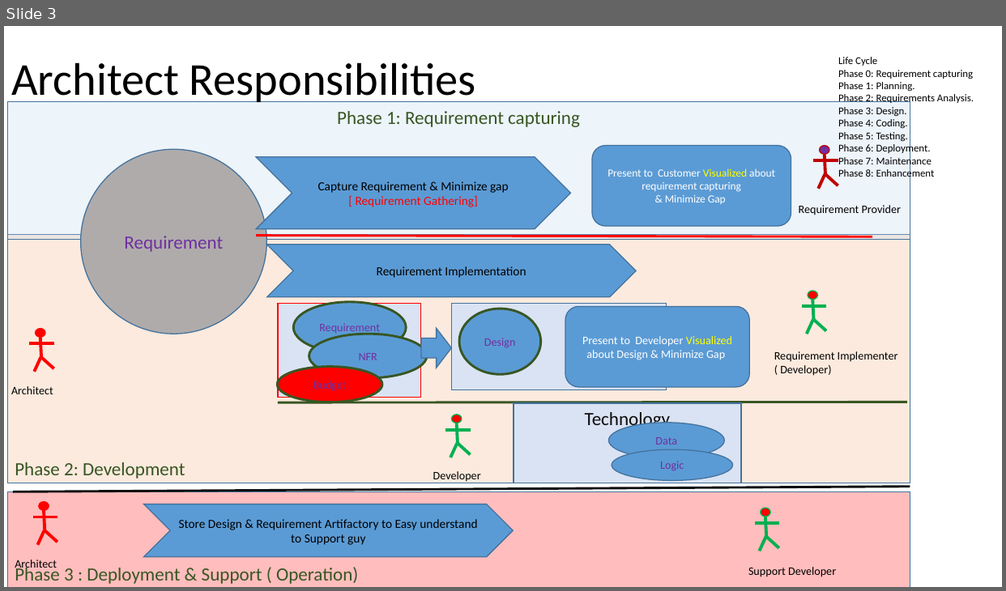
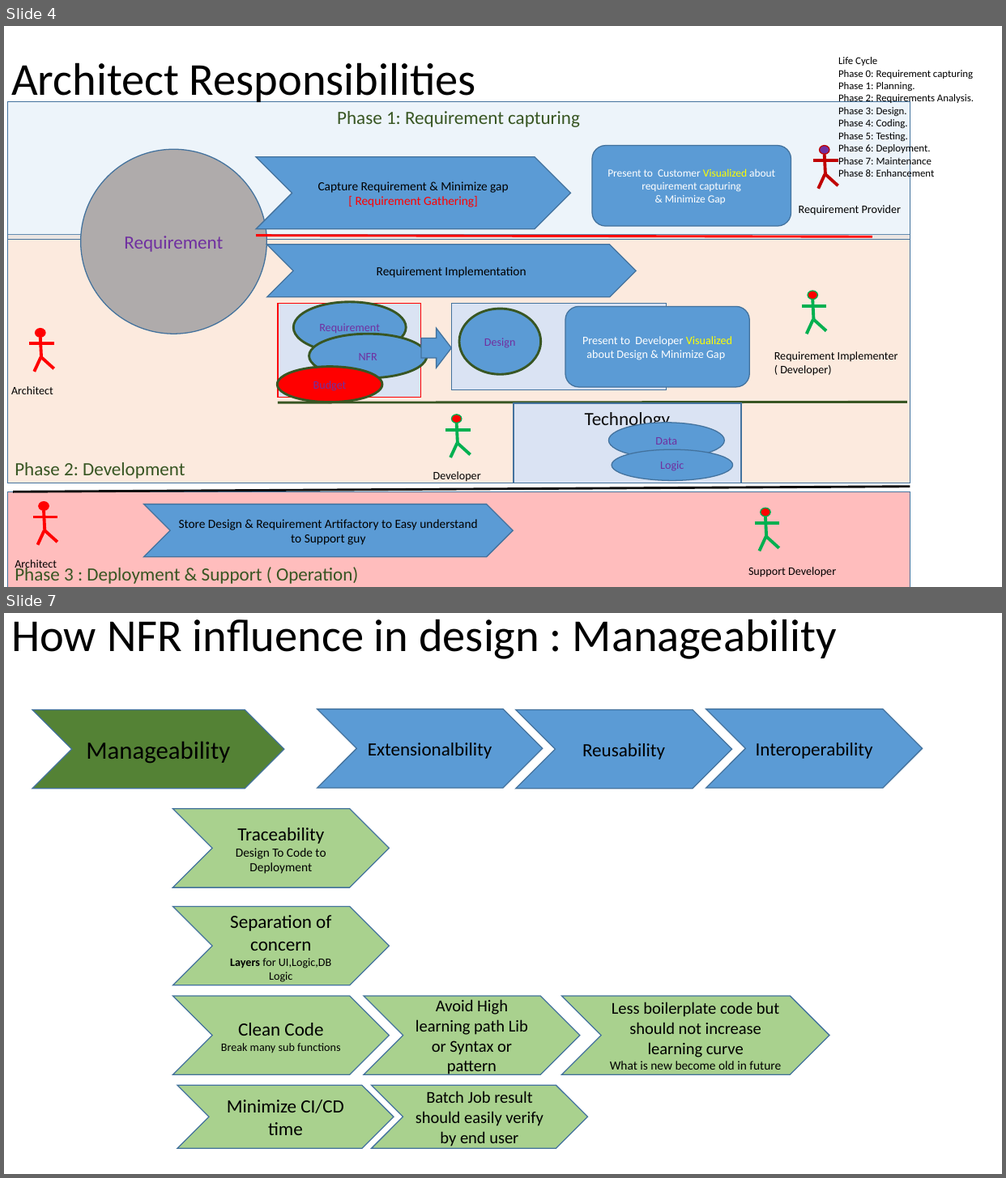
Before and after one commit to singhsiddh/sai, a slide deck: interview/Architecture.pptx. Shown one above the other, each under a label of ours: slide 3 before the commit, slides 4 and 7 after it; the slides between them are not shown. The pictures are 1006x591 and 1006x1178 pixels, drawn with LibreOffice and Linux fonts; fonts in the diff are those of the drawing. Boxes give left, top, right and bottom in pixels: in the first picture for what was removed or moved away, otherwise in the second. Text is boxed around its words. In the diff, an @@ line names an element or a change of style, - is before the commit and + after.

```diff
--- a/interview/Architecture.pptx
+++ b/interview/Architecture.pptx
@@ slide 7 added at box(4, 613, 1002, 1174), background #FFFFFF @@
@@ title added at box(11, 619, 837, 659), 44 pt, text #000000 @@
+How NFR influence in design : Manageability
@@ chevron added at box(32, 709, 284, 788), fill #548235, outline #43739E 1 pt, 24 pt, text #000000 @@
+Manageability
@@ chevron added at box(317, 709, 543, 787), fill #5B9BD5, outline #43739E 1 pt, 18 pt, text #000000 @@
+Extensionalbility
@@ chevron added at box(516, 709, 732, 788), fill #5B9BD5, outline #43739E 1 pt, 18 pt, text #000000 @@
+Reusability
@@ chevron added at box(706, 709, 923, 787), fill #5B9BD5, outline #43739E 1 pt, 18 pt, text #000000 @@
+Interoperability
@@ chevron added at box(173, 809, 390, 888), fill #A9D18E, outline #43739E 1 pt, 12 pt, text #000000 @@
+Traceability Design To Code to Deployment
@@ chevron added at box(173, 906, 390, 985), fill #A9D18E, outline #43739E 1 pt, 11 pt, text #000000 @@
+Separation of concern
+Layers for UI,Logic,DB Logic
@@ chevron added at box(173, 996, 390, 1075), fill #A9D18E, outline #43739E 1 pt, 11 pt, text #000000 @@
+Clean Code
+Break many sub functions
@@ chevron added at box(364, 996, 581, 1075), fill #A9D18E, outline #43739E 1 pt, 16 pt, text #000000 @@
+Avoid High learning path Lib or Syntax or pattern
@@ chevron added at box(562, 996, 829, 1075), fill #A9D18E, outline #43739E 1 pt, 16 pt, text #000000 @@
+Less boilerplate code but should not increase learning curve
+What is new become old in future
@@ chevron added at box(177, 1085, 394, 1148), fill #A9D18E, outline #43739E 1 pt, 18 pt, text #000000 @@
+Minimize CI/CD time
@@ chevron added at box(372, 1085, 588, 1148), fill #A9D18E, outline #43739E 1 pt, 16 pt, text #000000 @@
+Batch Job result should easily verify by end user
@@ what was slide 3 is now slide 4 @@
```
Also in this commit, not shown: 3 slides changed, 8 other slides added.
